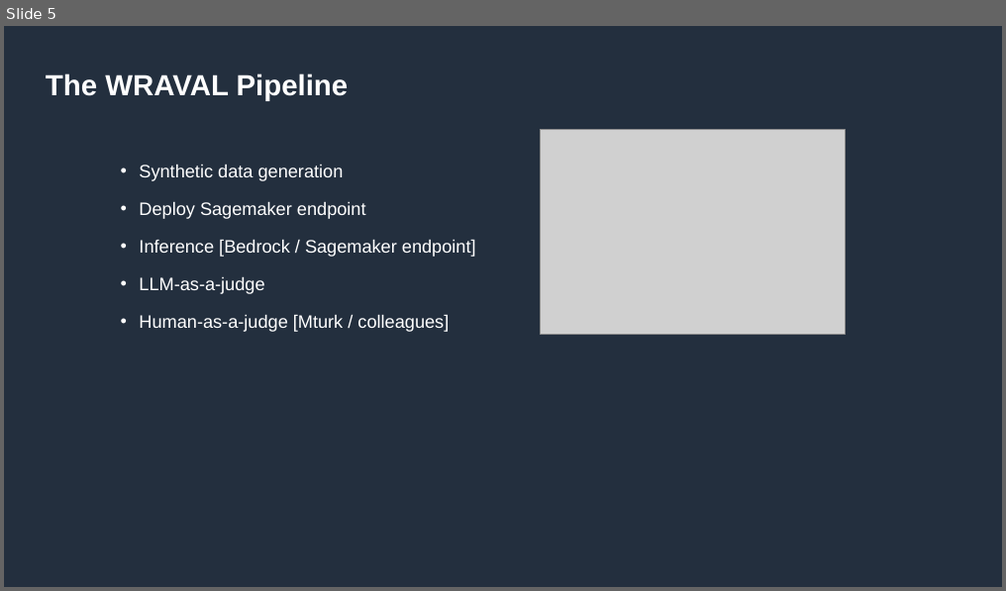
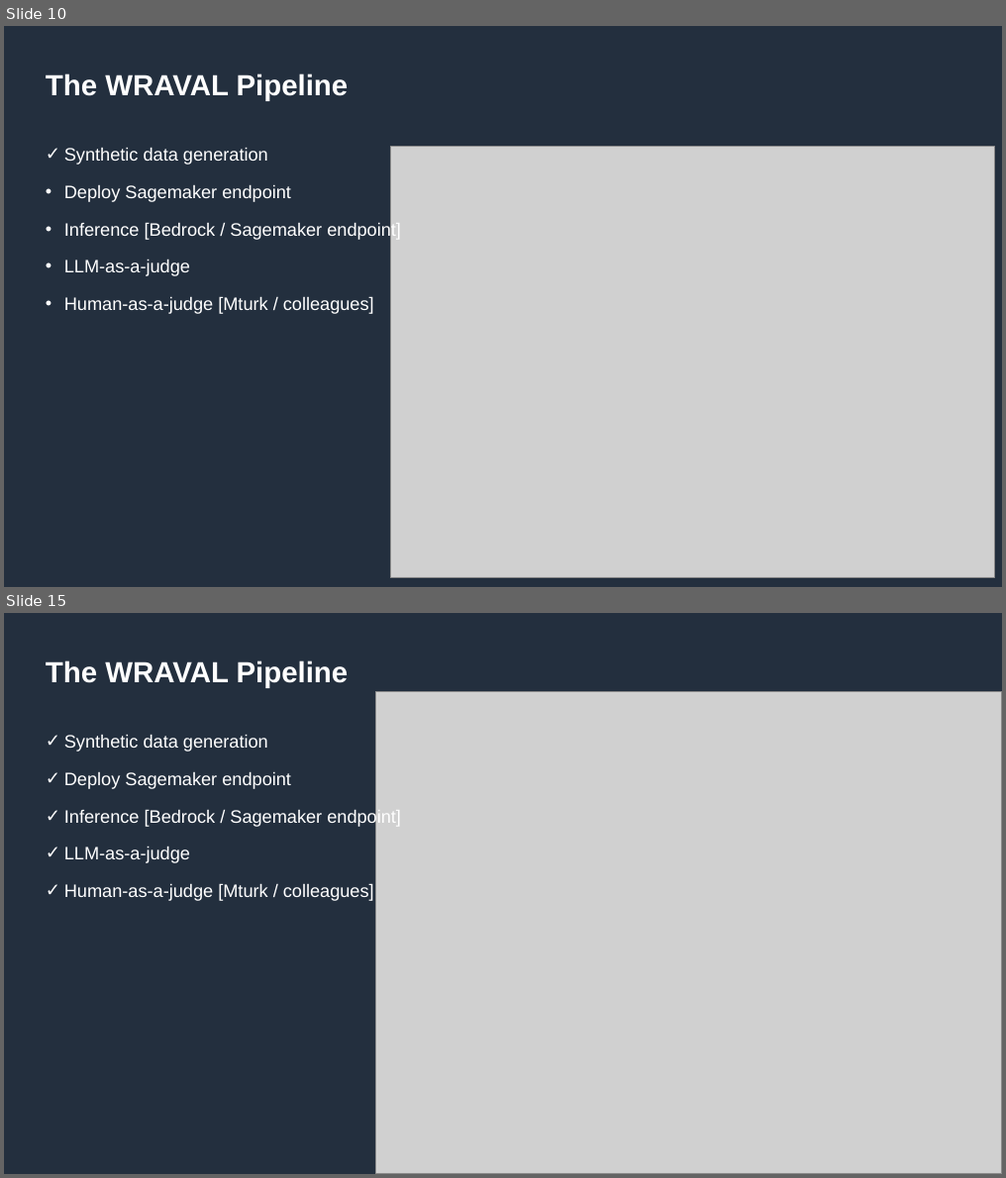
Before and after one commit to amazon-science/wraval, a slide deck: resources/wraval_presentation.pptx. Shown one above the other, each under a label of ours: slide 5 before the commit, slides 10 and 15 after it; the slides between them are not shown. The pictures are 1006x591 and 1006x1178 pixels, drawn with LibreOffice and Linux fonts; fonts in the diff are those of the drawing; grey boxes stand for pictures. Boxes give left, top, right and bottom in pixels: in the first picture for what was removed or moved away, otherwise in the second. Text is boxed around its words. In the diff, an @@ line names an element or a change of style, - is before the commit and + after.

```diff
--- a/resources/wraval_presentation.pptx
+++ b/resources/wraval_presentation.pptx
@@ slide 15 added at (4,613,1002,1174), background #232F3E @@
@@ title added at (46,661,349,688), 21 pt, text #FFFFFF, bold @@
+The WRAVAL Pipeline
@@ picture added at (376,692,1002,1173) @@
@@ text added at (64,734,401,901), 13 pt, text #FFFFFF @@
+✓ Synthetic data generation
+✓ Deploy Sagemaker endpoint
+✓ Inference [Bedrock / Sagemaker endpoint]
+✓ LLM-as-a-judge
+✓ Human-as-a-judge [Mturk / colleagues]
@@ what was slide 5 is now slide 10 @@
@@ slide 10 changed as well @@
@@ text "Synthetic data generation": place and size @@
-text "Synthetic data generation" at (139,164,476,332)
+text "Synthetic data generation" at (64,147,401,314)
@@ picture removed at (541,130,846,334) @@
@@ text at (64,147,268,165): bullet • to ✓ @@
@@ picture added at (390,147,994,577) @@
```
Also in this commit, not shown: 5 other slides changed, 11 other slides added, 5 slides removed, 5 other files.
